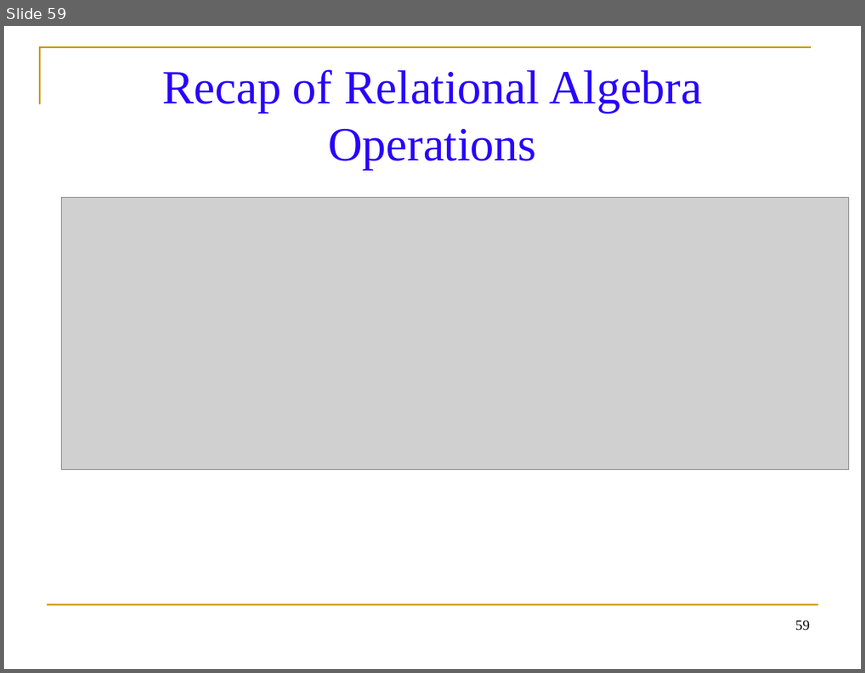
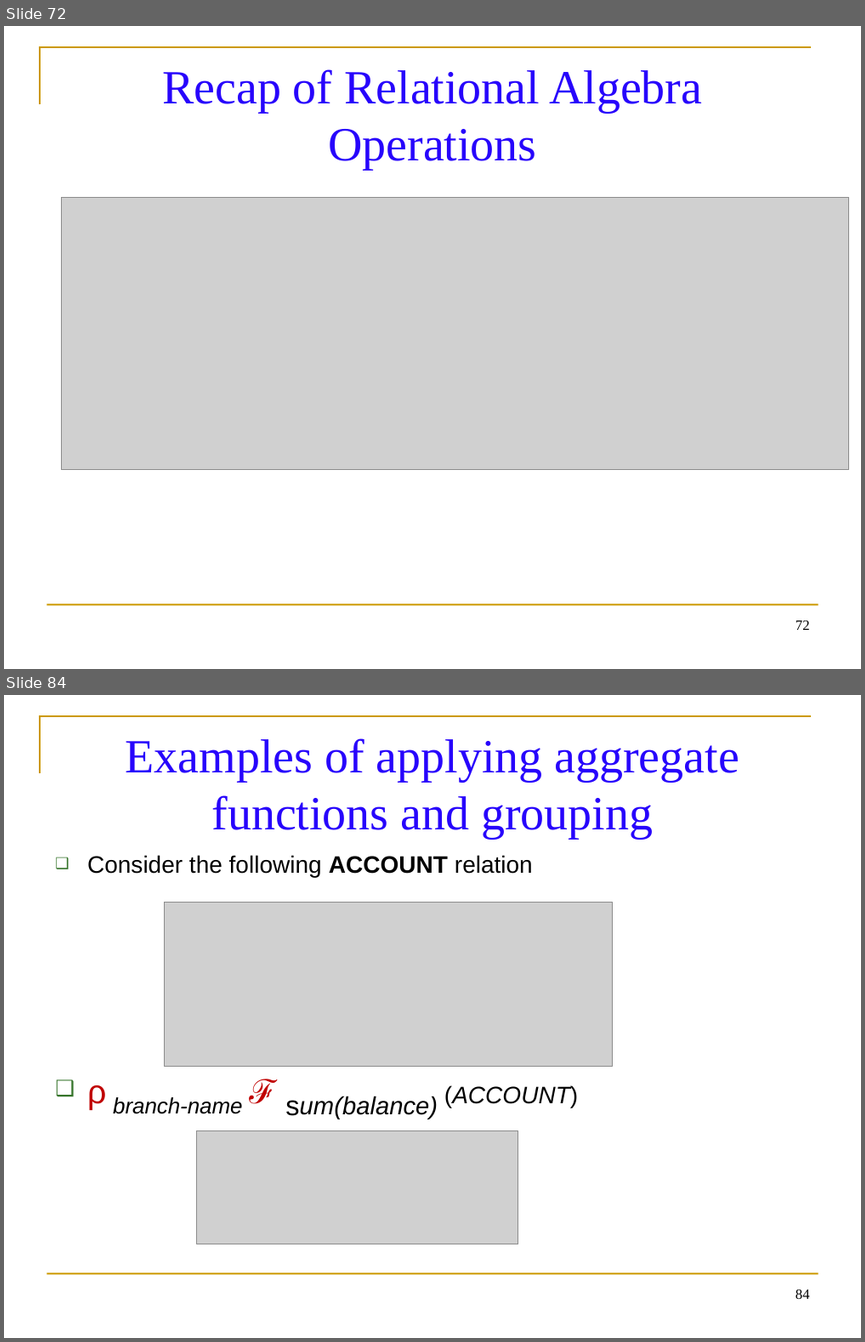
Before and after one commit to balachander712/Lab-Main, a slide deck: Sem3/Materials/Database Management System/Relational Algebra Operations.ppt. Shown one above the other, each under a label of ours: slide 59 before the commit, slides 72 and 84 after it; the slides between them are not shown. The pictures are 865x673 and 865x1342 pixels, drawn with LibreOffice and Linux fonts; fonts in the diff are those of the drawing; grey boxes stand for pictures. Boxes give left, top, right and bottom in pixels: in the first picture for what was removed or moved away, otherwise in the second. Text is boxed around its words. In the diff, an @@ line names an element or a change of style, - is before the commit and + after.

```diff
--- a/Sem3/Materials/Database Management System/Relational Algebra Operations.ppt
+++ b/Sem3/Materials/Database Management System/Relational Algebra Operations.ppt
@@ slide 84 added at (4, 695, 861, 1338), background #FFFFFF; not listed: 2 template elements that a slide beside it also shows @@
@@ title added at (126, 738, 739, 839), 40 pt, text #2704FC @@
+Examples of applying aggregate functions and grouping
@@ text added at (87, 855, 578, 1119), 20 pt, text #000000 @@
+❑ Consider the following ACCOUNT relation
+❑ ρ branch-name ℱ sum(balance) (ACCOUNT)
@@ picture added at (164, 902, 613, 1066) @@
@@ picture added at (197, 1130, 518, 1243) @@
@@ page number added at (795, 1289, 810, 1299), 12 pt, text #000000 @@
+84
@@ what was slide 59 is now slide 72 @@
@@ page number at (795, 620, 810, 630): text changed @@
-59
+72
```
Also in this commit, not shown: 10 slides changed, 35 other slides added, 24 other files.
